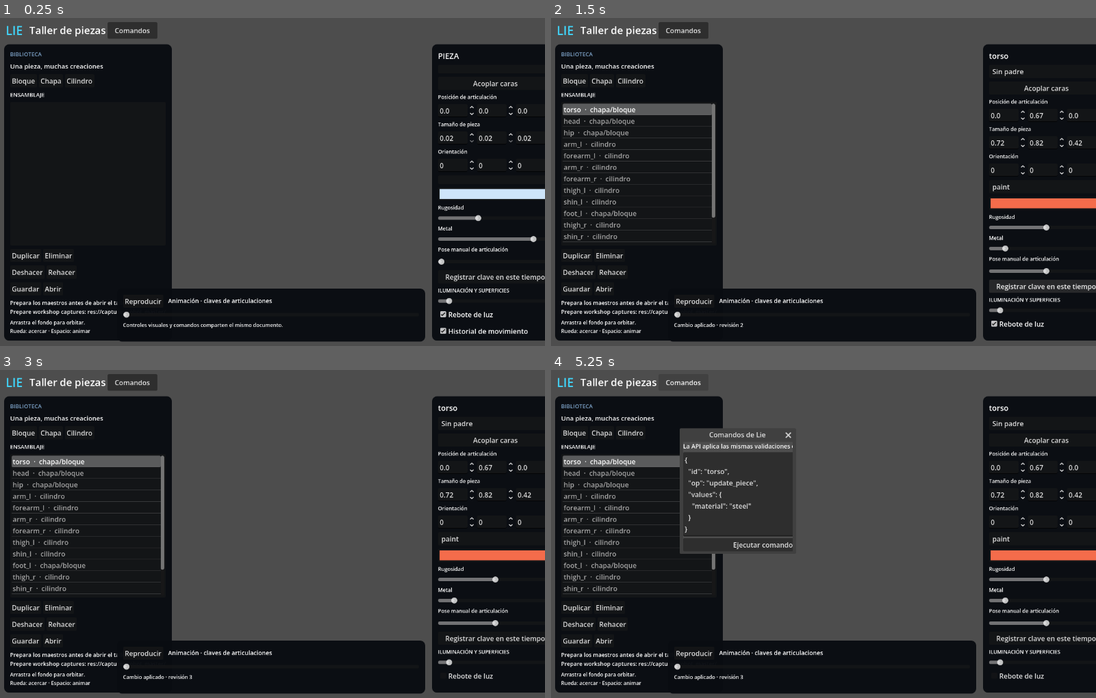
Above: before the commit, frames 1-4 (two rows, left to right).
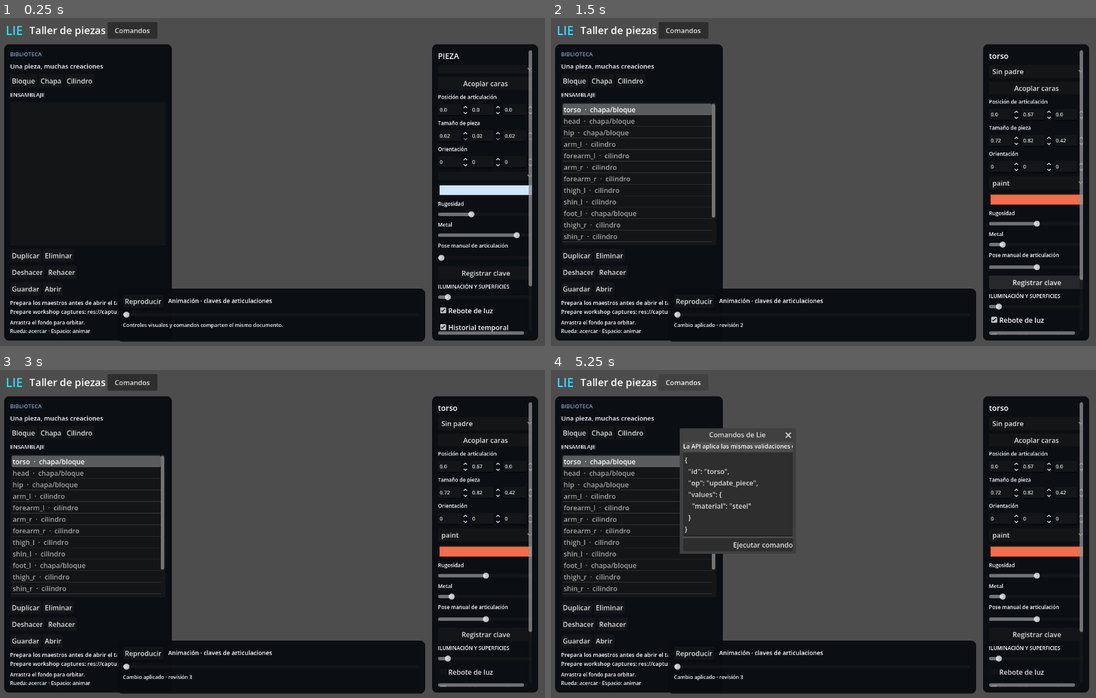
Above: after the commit, the same moments.

Repository: heliossamuelhernandezreyes/Lie-Engine
Game: Godot game, scene res://lie18_workshop.tscn
Same seed, same stepped clock (60 frames per second), same inputs: the game is played once before the commit and once after it.
Inputs (mouse positions are in pixels of both pictures, inside the frame that each line leads up to):
- Up to frame 1 (0.25 s): no input
- Up to frame 2 (1.5 s): click "Registrar clave en este tiempo" (after the commit: "Registrar clave") at 0.5 s; click "Registrar clave en este tiempo" (after the commit: "Registrar clave") at 1.25 s
- Up to frame 3 (3 s): click "Rebote de luz" at 2 s; click (495, 691) at 2.75 s, where only the run before the commit has a clickable "Historial de movimiento"
- Up to frame 4 (5.25 s): click (1036, 688) at 3.5 s, where only the run after the commit has a clickable "Historial temporal"; click (outside the picture) at 4.25 s, where only the run after the commit has a clickable "Suavizar contornos"; click "Comandos" at 5 s

The runs differ from the first frame. In frame 1, 4.5% of the frame differs, in the area x 80-100%, y 7-99%; in frame 2, 4.8%; in frame 3, 4.3%; in frame 4, 4.3%.

Commit message:
Align optical rays with Vulkan camera convention and bound workshop panels

Diff:
--- a/gpu_compute/lie18_optics_effect.gd
+++ b/gpu_compute/lie18_optics_effect.gd
@@ -131,7 +131,9 @@
     var packed:=PackedFloat32Array()
     for v in [transform.origin,transform.basis.x,transform.basis.y,-transform.basis.z]:
         packed.append_array(PackedFloat32Array([v.x,v.y,v.z,float(diagnostic_mode) if packed.is_empty() else 0.0]))
-    packed.append_array(PackedFloat32Array([1.0/proj[1].y,proj[1].y/proj[0].x,render_time,power,
+    # Vulkan's projection carries a Y sign; physical camera rays use the same
+    # positive FOV/aspect convention as the opaque Lie consumer.
+    packed.append_array(PackedFloat32Array([1.0/absf(proj[1].y),absf(proj[1].y/proj[0].x),render_time,power,
         proj[2].z,proj[3].z,proj[2].w,proj[3].w]))
     bytes.append_array(packed.to_byte_array())
     _rd.buffer_update(_config,0,bytes.size(),bytes)
--- a/gpu_compute/test_lie18_workshop.gd
+++ b/gpu_compute/test_lie18_workshop.gd
@@ -27,6 +27,13 @@
         var found: Button=_find_button(child,text)
         if found!=null: return found
     return null
+func _panels_fit(node: Node) -> bool:
+    if node is PanelContainer:
+        var bounds: Rect2=(node as PanelContainer).get_global_rect()
+        if bounds.position.x<0 or bounds.end.x>get_root().size.x or bounds.end.y>get_root().size.y: return false
+    for child in node.get_children():
+        if not _panels_fit(child): return false
+    return true
 func _command(request: Dictionary) -> bool:
     var response: Dictionary=lab.call("command",request)
     checks+=1
@@ -79,6 +86,7 @@
     if error>.00005 or reciprocity>.00001 or row_max>1.00001: _fail("GPU factors vs independent CPU visibility/energy oracle: "+str([error,reciprocity,row_max])); return
     var graphs_before: int=int(lighting.get("graph_rebuilds")); await _settle(8)
     if int(lighting.get("graph_rebuilds"))!=graphs_before: _fail("Idle scene repeatedly rebuilds transport"); return
+    if not _panels_fit(lab.get("ui")): _fail("Workshop panels extend outside the window"); return
     _save("workshop")
     var document: RefCounted=lab.get("document")
     var fingerprint: Dictionary={}
@@ -130,13 +138,25 @@
         if optical_data.is_empty(): _fail("Optical layers not integrated"); return
         var coefficients: PackedFloat32Array=optical_data["coefficients"]
         var covered: int=0
+        var misplaced: int=0
         for pixel in range(coefficients.size()/4):
             if coefficients[pixel*4]>=0:
                 covered+=1
                 for c in range(4):
                     if not is_finite(coefficients[pixel*4+c]) or coefficients[pixel*4+c]<0 or coefficients[pixel*4+c]>1.00001: _fail("Optical coefficients outside bounds"); return
+                if fluid=="water":
+                    # Independent Camera3D projection checks that every covered
+                    # optical pixel intersects the finite horizontal water tile.
+                    var camera: Camera3D=lab.get("camera")
+                    var screen:=Vector2((float(pixel%256)+.5)*get_root().size.x/256,(float(pixel/256)+.5)*get_root().size.y/256)
+                    var origin: Vector3=camera.project_ray_origin(screen)
+                    var ray: Vector3=camera.project_ray_normal(screen)
+                    var t: float=(-1.02-origin.y)/ray.y if absf(ray.y)>1e-8 else -1
+                    var hit: Vector3=origin+ray*t
+                    if t<=0 or absf(hit.x)>1.68 or absf(hit.z-.5)>1.13: misplaced+=1
         if covered==0: _fail("No visible "+fluid+" samples"); return
-        medium_reports[fluid]={"covered_pixels":covered,"optical_resolution":256,"layers_max":4}
+        if misplaced>0: _fail("Optical projection disagrees with physical camera rays: "+str(misplaced)); return
+        medium_reports[fluid]={"covered_pixels":covered,"misplaced_pixels":misplaced,"optical_resolution":256,"layers_max":4}
         _save(fluid)
     if not _command({"op":"set_settings","values":{"fluid":"off"}}): _fail("Disable optics"); return
     (lab.get("ui") as CanvasLayer).visible=false
@@ -150,7 +170,7 @@
         if fingerprint[name]!=effect.get("masters")[name]["sample_sha256"]: _fail("Animation recaptured or changed master"); return
     var report: Dictionary={"experiment":"LIE18-workshop-agent-api-v1","device":final["device"],"hardware_fps_claim":false,
         "visible_source_meshes":0,"immutable_combined_master_uploads":final["asset_uploads"],"capture_packages":fingerprint,
-        "user_duplicate_button_verified":true,"user_cylinder_button_verified":true,"user_animation_keys_preserved":true,"master_switch_verified":true,"live_agent_inbox_outbox_verified":true,"atomic_agent_commands":checks,
+        "user_duplicate_button_verified":true,"user_cylinder_button_verified":true,"user_animation_keys_preserved":true,"workshop_panels_fit_window":true,"master_switch_verified":true,"live_agent_inbox_outbox_verified":true,"atomic_agent_commands":checks,
         "gpu_factor_maximum_cpu_oracle_error":error,"gpu_factor_maximum_area_reciprocity_error":reciprocity,"gpu_factor_maximum_row_sum":row_max,
         "idle_transport_rebuilds":0,"rigid_motion_frames":32,"temporal_accepted_pixels":final["counters"][8],"consumer_bytes":final["allocation_bytes"],
         "optical_media":medium_reports,"snapshot":lab.call("agent_snapshot"),
--- a/gpu_compute/workshop/lie_workshop.gd
+++ b/gpu_compute/workshop/lie_workshop.gd
@@ -171,7 +171,7 @@
     panel.add_theme_stylebox_override("panel",style); ui.add_child(panel)
     var box:=VBoxContainer.new(); box.add_theme_constant_override("separation",8)
     if position.x>1000:
-        var scroll:=ScrollContainer.new(); scroll.horizontal_scroll_mode=ScrollContainer.SCROLL_MODE_DISABLED
+        var scroll:=ScrollContainer.new(); scroll.horizontal_scroll_mode=ScrollContainer.SCROLL_MODE_AUTO
         scroll.custom_minimum_size=Vector2(220,660); panel.add_child(scroll)
         box.size_flags_horizontal=Control.SIZE_EXPAND_FILL; scroll.add_child(box)
     else: panel.add_child(box)
@@ -200,16 +200,17 @@
     status=_label(left,"Preparando maestros…",13)
     _label(left,"Arrastra el fondo para orbitar.\nRueda: acercar · Espacio: animar",12)
     var right: VBoxContainer=_panel(Vector2(1016,68),Vector2(248,694))
-    title_label=_label(right,"PIEZA",18)
-    parent_choice=OptionButton.new(); parent_choice.item_selected.connect(_set_parent); right.add_child(parent_choice)
+    title_label=_label(right,"PIEZA",18); title_label.clip_text=true
+    parent_choice=OptionButton.new(); parent_choice.fit_to_longest_item=false; parent_choice.item_selected.connect(_set_parent); right.add_child(parent_choice)
     _button(right,"Acoplar caras",_snap)
     for field in ["position","scale","rotation_deg"]:
         _label(right,{"position":"Posición de articulación","scale":"Tamaño de pieza","rotation_deg":"Orientación"}[field],12)
-        var row:=HBoxContainer.new(); right.add_child(row); fields[field]=[]
+        var row:=HBoxContainer.new(); row.add_theme_constant_override("separation",4); right.add_child(row); fields[field]=[]
         for axis in range(3):
             var spin:=SpinBox.new(); spin.min_value=.02 if field=="scale" else -360 if field=="rotation_deg" else -10
             spin.max_value=5 if field=="scale" else 360 if field=="rotation_deg" else 10
             spin.step=1 if field=="rotation_deg" else .01; spin.custom_minimum_size=Vector2(68,28)
+            spin.get_line_edit().add_theme_font_size_override("font_size",12); spin.tooltip_text=["X","Y","Z"][axis]
             spin.value_changed.connect(_edit_vector.bind(field,axis)); row.add_child(spin); fields[field].append(spin)
     material_choice=OptionButton.new(); material_choice.item_selected.connect(_set_material); right.add_child(material_choice)
     var color:=ColorPickerButton.new(); color_control=color; color.text="Color del material"; color.color=Color(.62,.78,.95).linear_to_srgb(); right.add_child(color)
@@ -221,11 +222,11 @@
     _label(right,"Pose manual de articulación",12)
     angle_slider=HSlider.new(); angle_slider.custom_minimum_size=Vector2(200,24)
     angle_slider.value_changed.connect(_set_angle); right.add_child(angle_slider)
-    _button(right,"Registrar clave en este tiempo",_record_key)
+    _button(right,"Registrar clave",_record_key).tooltip_text="Añade o actualiza la clave del tiempo actual; conserva las demás."
     _label(right,"ILUMINACIÓN Y SUPERFICIES",12)
     var lamp:=HSlider.new(); light_slider=lamp; lamp.min_value=-2; lamp.max_value=2; lamp.step=.02; lamp.value=-1.7; right.add_child(lamp)
     lamp.value_changed.connect(func(value: float): var position: Array=document.state["lights"][0]["position"].duplicate(); position[0]=value; command({"op":"set_light","index":0,"values":{"position":position}}))
-    for pair in [["Rebote de luz","bounces"],["Historial de movimiento","temporal"],["Suavizar contornos","edges"]]:
+    for pair in [["Rebote de luz","bounces"],["Historial temporal","temporal"],["Suavizar contornos","edges"]]:
         var toggle:=CheckBox.new(); toggle.text=pair[0]; toggle.button_pressed=true
         toggle.toggled.connect(_toggle_setting.bind(pair[1])); setting_controls[pair[1]]=toggle; right.add_child(toggle)
     var fluid:=OptionButton.new(); fluid_choice=fluid; for text in ["Sin fluido","Agua con ondas","Lluvia"]: fluid.add_item(text)
